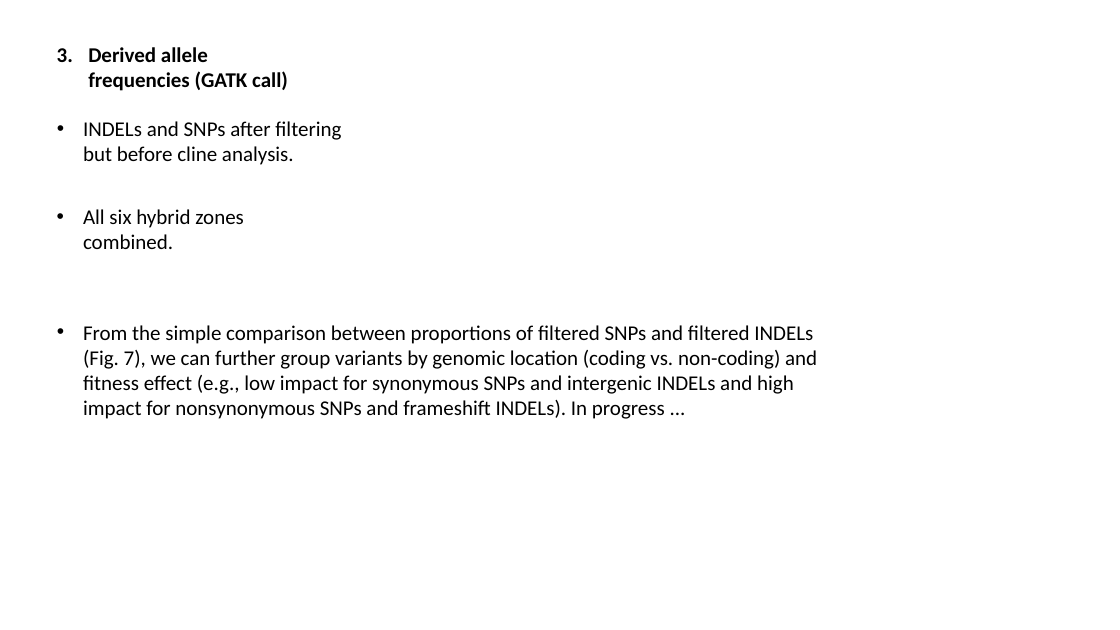
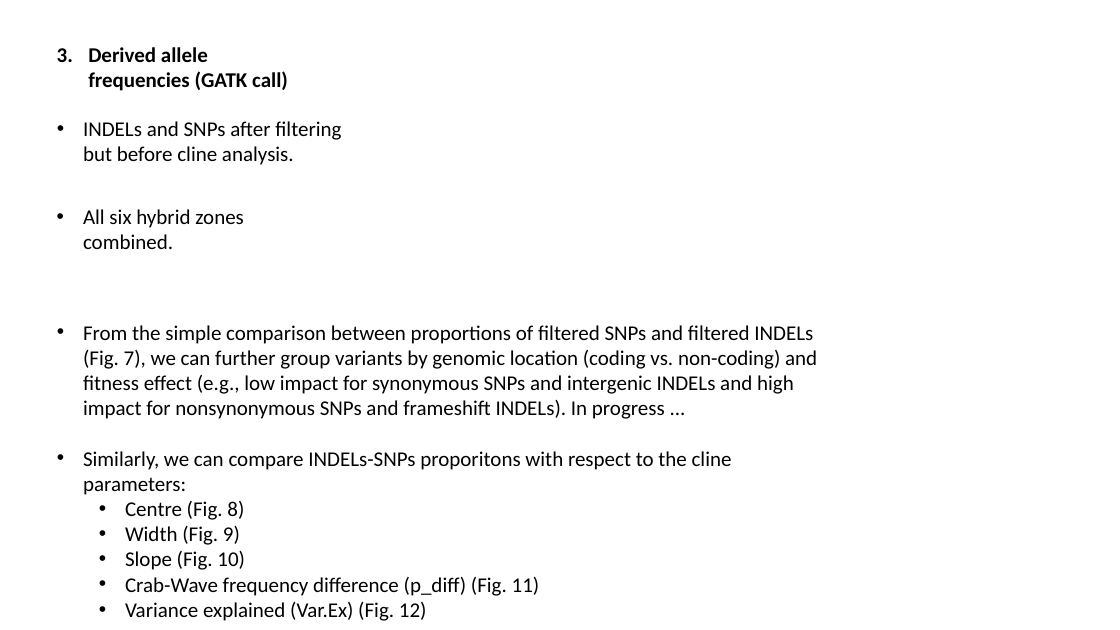
Before and after one commit to sam0per/Littorina_saxatilis_short_variants, a slide deck: slide 19 of short_genetic_variants/docs/short_indels.pptx. Drawn at 1120x630 pixels with LibreOffice and Linux fonts; fonts in the diff are those of the drawing. Boxes give left, top, right and bottom in pixels: in the first picture for what was removed or moved away, otherwise in the second. Text is boxed around its words. In the diff, an @@ line names an element or a change of style, - is before the commit and + after.

Commit message:
cline centres figure

```diff
--- a/short_genetic_variants/docs/short_indels.pptx
+++ b/short_genetic_variants/docs/short_indels.pptx
@@ text at <box>83,451,732,621</box>: paragraphs added @@
+• Similarly, we can compare INDELs-SNPs proporitons with respect to the cline parameters:
+  • Centre (Fig. 8)
+  • Width (Fig. 9)
+  • Slope (Fig. 10)
+  • Crab-Wave frequency difference (p_diff) (Fig. 11)
+  • Variance explained (Var.Ex) (Fig. 12)
```
Also in this commit, not shown: 2 other slides changed, 2 other files.
